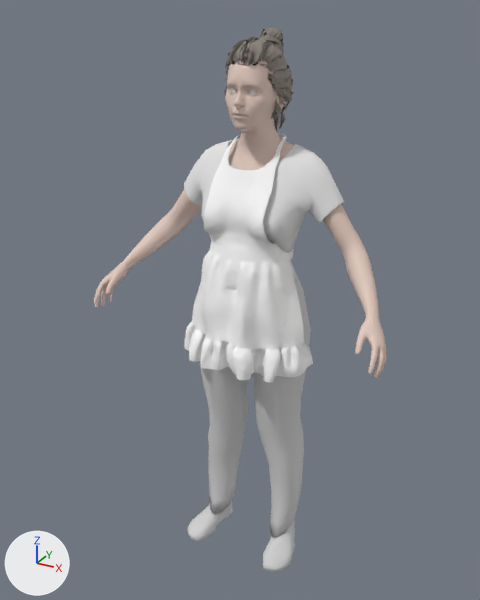
The glTF model assets/people/mh/mara.lod.glb as it was, and as the next commit left it.
The view is the same before and after, from a 50 mm camera at (0.871, -1.825, -8.638) aimed at (-0.05, -0.152, -9.474). The lights are fixed; the arrows at lower left show +X, +Y and +Z. The older version comes first. Vertices at exactly the same position are counted once.

Objects in the first picture: 'body', 'clothes:dressupdoc_balletflat1', 'clothes:elvs_ladies_apron', 'clothes:joepal_crude_t-shirt_female', 'clothes:toigo_wool_pants', 'head', 'mh_hair:Hair_S_UpdoBuns'.
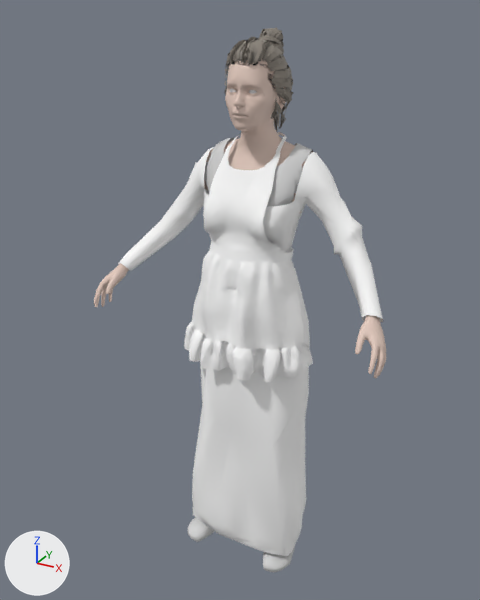
Pixel boxes (x1, y1, x2, y2) of what changed, in the pictures (480 x 600 px; the box of a moved part takes in the faces that stretch with it):
'clothes:mindfront_f_dress_09', added
    after: (118, 147, 383, 556)
'clothes:toigo_wool_pants', deleted
    before: (200, 274, 311, 538)
'clothes:joepal_crude_t-shirt_female', deleted
    before: (184, 138, 344, 279)
'clothes:elvs_ruffle_sleeve_peasant_blouse_1', added
    after: (206, 138, 313, 207)
part 1 of me_body, moved or reshaped (mostly hidden afterwards)
    before: (126, 189, 379, 312)
    after: (206, 150, 308, 214)

The edits, one by one:
Material 'clothes:mindfront_f_dress_09' (mat_clothes_mindfront_f_dress_09) is new.
Its base color is (1.0, 1.0, 1.0) (white #ffffff).
Its roughness is 0.804.
Material 'clothes:elvs_ruffle_sleeve_peasant_blouse_1' (mat_clothes_elvs_ruffle_sleeve_peasant_blouse_1) is new.
Its base color is (0.64, 0.64, 0.64) (light grey #d1d1d1).
me_body is used by ob_body; location (0.0, 0.0, 0.0).
me_body had 1902 vertices, 3557 faces and spanned x -0.486..0.466, y -0.358..-0.026, z -10.372..-9.092.
me_body now has 1976 vertices, 3613 faces and spans x -0.486..0.466, y -0.358..-0.025, z -10.372..-9.013.
me_body part 1: 6 vertices moved from x -0.123..0.143, y -0.16..-0.051, z -9.203..-9.105 to x -0.119..0.132, y -0.166..-0.057, z -9.18..-9.104; 317 vertices removed from x -0.426..0.406, y -0.233..-0.051, z -9.386..-9.092; 391 vertices added at x -0.221..0.2, y -0.24..-0.025, z -10.206..-9.013.
Mesh me_clothes_mindfront_f_dress_09 is new.
It has 572 vertices, 932 faces and spans x -0.45..0.431, y -0.306..0.023, z -10.342..-9.006.
It uses material mat_clothes_mindfront_f_dress_09 (white #ffffff).
Mesh me_clothes_elvs_ruffle_sleeve_peasant_blouse_1 is new.
It has 265 vertices, 440 faces and spans x -0.174..0.153, y -0.251..-0.018, z -9.53..-8.989.
It uses material mat_clothes_elvs_ruffle_sleeve_peasant_blouse_1 (light grey #d1d1d1).
Object 'clothes:joepal_crude_t-shirt_female' (ob_clothes_joepal_crude_t_shirt_female) is deleted.
Object 'clothes:toigo_wool_pants' (ob_clothes_toigo_wool_pants) is deleted.
Object 'clothes:mindfront_f_dress_09' (ob_clothes_mindfront_f_dress_09) is new; it shows me_clothes_mindfront_f_dress_09.
Its location is (0.0, 0.0, 0.0).
Object 'clothes:elvs_ruffle_sleeve_peasant_blouse_1' (ob_clothes_elvs_ruffle_sleeve_peasant_blouse_1) is new; it shows me_clothes_elvs_ruffle_sleeve_peasant_blouse_1.
Its location is (0.0, 0.0, 0.0).
